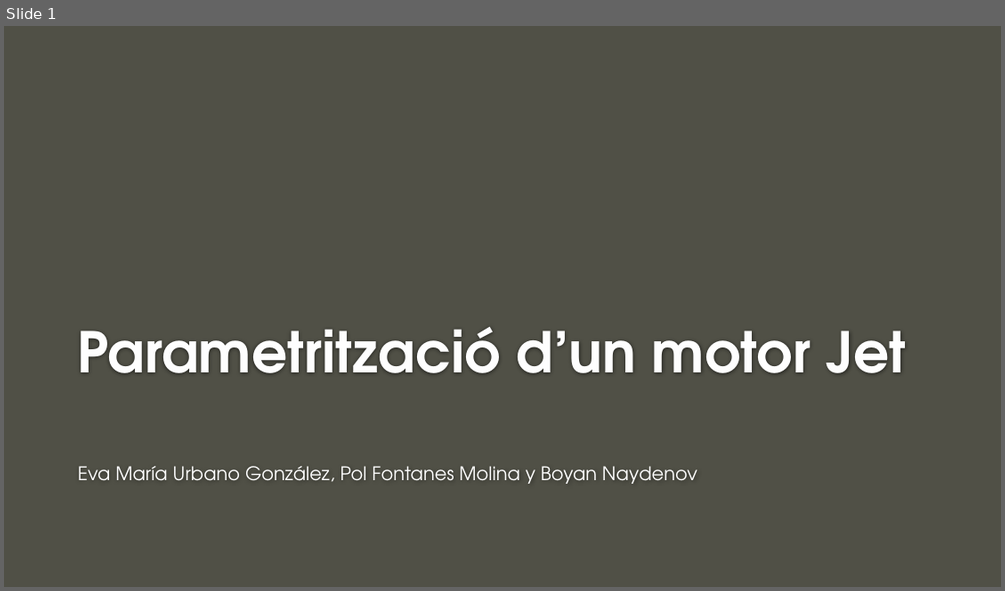
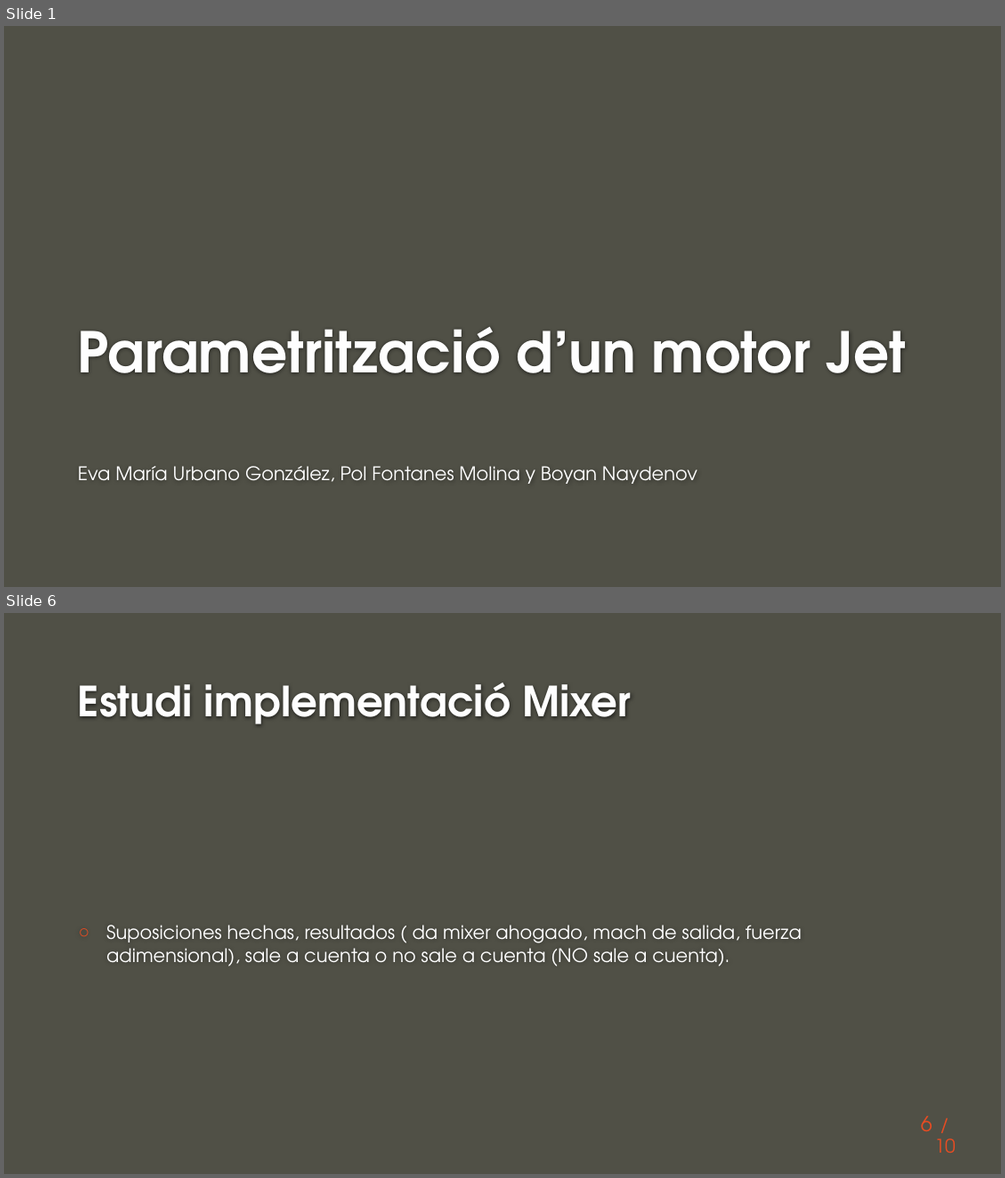
Before and after one commit to naydden/jet-engine-parametrization, a slide deck: ppt/Exposició.pptx. Shown one above the other, each under a label of ours: slide 1 before the commit, slides 1 and 6 after it; the slides between them are not shown. The pictures are 1005x591 and 1005x1178 pixels, drawn with LibreOffice and Linux fonts; fonts in the diff are those of the drawing; background and template pictures are left out. Boxes give left, top, right and bottom in pixels: in the first picture for what was removed or moved away, otherwise in the second. Text is boxed around its words. In the diff, an @@ line names an element or a change of style, - is before the commit and + after.

```diff
--- a/ppt/Exposició.pptx
+++ b/ppt/Exposició.pptx
@@ slide 6 added at [4,613,1001,1174], background #505046 @@
@@ title added at [78,682,631,724], 40 pt, text #FEFEFE, bold @@
+Estudi implementació Mixer
@@ text added at [106,925,801,966], 18 pt, text #FFFFFF @@
+○ Suposiciones hechas, resultados ( da mixer ahogado, mach de salida, fuerza adimensional), sale a cuenta o no sale a cuenta (NO sale a cuenta).
@@ page number added at [921,1116,932,1131], 20 pt, text #E84C22 @@
+6
@@ text added at [934,1138,955,1152], 18 pt, text #E84C22 @@
+/ 10
```
Also in this commit, not shown: 4 slides changed, 4 other slides added, 4 slides removed, 2 other files.
